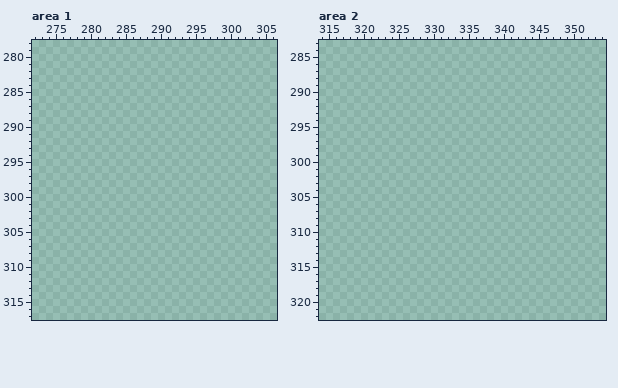
Two states of a pixel-art file, Assets/Art/Content.aseprite. Above: the version before the commit.
512x512 pixels, 1 frame. Colours within 5 levels of each other are drawn and written as one. Shown: area 1: x 272..306, y 278..317; area 2: x 314..354, y 283..322.
The result:
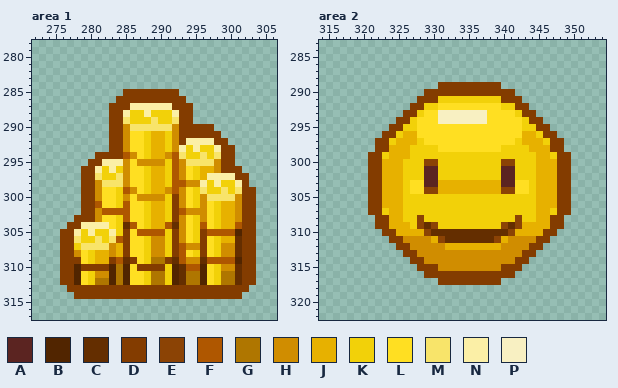
Palette (. is transparent): A #5b2421  B #512500  C #642e00  D #833c00  E #8b4305  F #af5700  G #af7600  H #d08d00  J #e7b100  K #f2d109  L #ffdf22  M #f8e46a  N #fbefa6  P #f8f0c2
Edits made:
layer "Layer 19" added
layer "Layer 20" added
--- area 1, layer "Layer 19"
@@ x 272..306 @@
 284 ...................................
-285 ...................................
-286 ...................................
-287 ...................................
-288 ...................................
-289 ...................................
-290 ...................................
-291 ...................................
-292 ...................................
-293 ...................................
-294 ...................................
-295 ...................................
-296 ...................................
-297 ...................................
-298 ...................................
-299 ...................................
-300 ...................................
-301 ...................................
-302 ...................................
-303 ...................................
-304 ...................................
-305 ...................................
-306 ...................................
-307 ...................................
-308 ...................................
-309 ...................................
-310 ...................................
-311 ...................................
-312 ...................................
-313 ...................................
-314 ...................................
+285 .............DDDDDDDD..............
+286 ............DDDDDDDDDD.............
+287 ...........DDDNNNNNNDDD............
+288 ...........DDNKKNKKKNDD............
+289 ...........DDMKKKMKKMDD............
+290 ...........DDHMMMMMMHDDDDD.........
+291 ...........DDHLLKJJKHDDDDDD........
+292 ...........DDHLLKJJKHDNNNNDD.......
+293 ...........DDHLLKJJKHNKNKKNDD......
+294 .........DDDDFHLKJJHFMKKMKMDD......
+295 ........DDNNNHLHHHHKFHMMMMHDD......
+296 .......DDNKNKHLLKJJKFHLKJJHDDD.....
+297 .......DDMKKMHLLKJJKFHLKJNNNNDD....
+298 .......DDHMMMHLLKJJKFFHHNKNKKND....
+299 .......DDHLLKFHLKJJHFHLKMKKMKMDD...
+300 .......DDHLLKHLHHHHKDHLKHMMMMHDD...
+301 .......DDFLLKFLLKJJKDHLKHLKJJHDD...
+302 .......DDHFFFFLLKJJKDFHHHLKJJHDD...
+303 ......DDDHLLKFLLKJJKDHLKHLKJJHDD...
+304 .....DDNNNNLKCFLKJJFCHLKFLKJJFDD...
+305 ....DDNKNKKNKDLFFFFKDHLKDFFFFBDD...
+306 ....DDMKKMKMFDLLKHHKDHLKDLKJJCDD...
+307 ....DDKMMMMHJDLLKHHKDFHHDLKHHCDD...
+308 ....DDHLKJJHJDLLKHHKDFLKDLKHHCDD...
+309 ....DDDLKJJDFCDLKGGDCFHHCFFFFBDD...
+310 ....DDBDDDDBGBLDDDDKBCFFBLKHHCDD...
+311 ....DDBLKHHBGBLLKGGKBCGGBLKGGCDD...
+312 ....DDBLKGGBGBLLKGGKBCGGBLKGGCDD...
+313 .....DDDDDDDDDDDDDDDDDDDDDDDDDD....
+314 ......DDDDDDDDDDDDDDDDDDDDDDDD.....
 315 ...................................
--- area 2, layer "Layer 20"
@@ x 314..354 @@
 288 .........................................
-289 .........................................
-290 .........................................
-291 .........................................
-292 .........................................
-293 .........................................
-294 .........................................
-295 .........................................
-296 .........................................
-297 .........................................
-298 .........................................
-299 .........................................
-300 .........................................
-301 .........................................
-302 .........................................
-303 .........................................
-304 .........................................
-305 .........................................
-306 .........................................
-307 .........................................
-308 .........................................
-309 .........................................
-310 .........................................
-311 .........................................
-312 .........................................
-313 .........................................
-314 .........................................
-315 .........................................
-316 .........................................
-317 .........................................
+289 .................DDDDDDDDD...............
+290 ...............DDDDDDDDDDDDD.............
+291 ..............DDDKKKKKKKKKDDD............
+292 .............DDKKLLLLLLLLLKKDD...........
+293 ............DDKLLPPPPPPPLLLLKDD..........
+294 ...........DDKLLLPPPPPPPLLLLLKDD.........
+295 ..........DDKKLLLLLLLLLLLLLLLKKDD........
+296 .........DDKJJLLLLLLLLLLLLLLLJJKDD.......
+297 ........DDKJJJKLLLLLLLLLLLLLKJJJKDD......
+298 ........DDJJJKKKKLLLLLLLLLKKKKJJJDD......
+299 .......DDKJJJKKKKKKKKKKKKKKKKKKJJKDD.....
+300 .......DDJJJKKKEEKKKKKKKKKEEKKKJJJDD.....
+301 .......DDJJJKKKAAKKKKKKKKKAAKKKJJJDD.....
+302 .......DDJJJKKKAAKKKKKKKKKAAKKKJJJDD.....
+303 .......DDJJJKLLAAJJJJJJJJJAALLKJJJDD.....
+304 .......DDJJJKLLEEJJJJJJJJJEELLKJJJDD.....
+305 .......DDJJJKKKKKKKKKKKKKKKKKKKJJJDD.....
+306 .......DDJJJKKKKKKKKKKKKKKKKKKKJJJDD.....
+307 .......DDKJJKKKKKKKKKKKKKKKKKKKJJKDD.....
+308 ........DDJJKKEKKKKKKKKKKKKKEKKJJDD......
+309 ........DDJJJKECEKKKKKKKKKECEJJJJDD......
+310 .........DDJJJJECCCCCCCCCCCEJJJJDD.......
+311 ..........DDHHHHJECCCCCCCEJHHHHDD........
+312 ...........DDHHHHHJJJJJJJJHHHHDD.........
+313 ............DDHHHHHHHHHHHHHHHDD..........
+314 .............DDHHHHHHHHHHHHHDD...........
+315 ..............DDDHHHHHHHHHDDD............
+316 ...............DDDDDDDDDDDDD.............
+317 .................DDDDDDDDD...............
 318 .........................................
